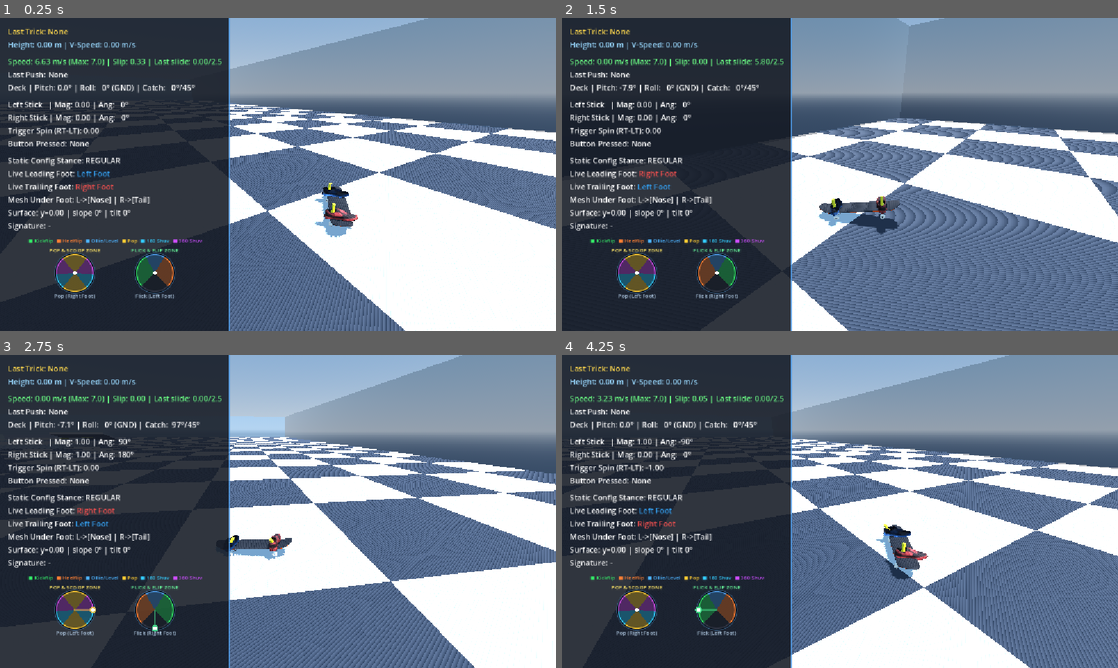
Above: before the commit, frames 1-4 (two rows, left to right).
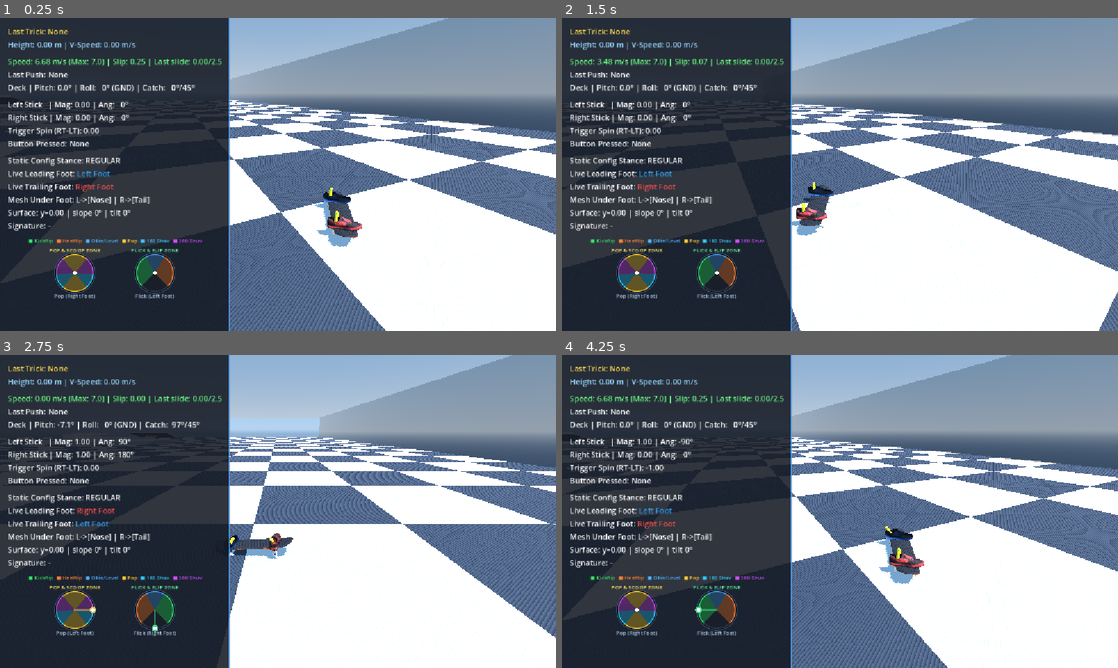
Above: after the commit, the same moments.

Repository: nklunder/skate-sim
Game: Godot game, scene res://tests/carve_and_push.tscn
Same seed, same stepped clock (60 frames per second), same inputs: the game is played once before the commit and once after it. This scene is started directly instead of the project's main scene.
Inputs (mouse positions are in pixels of both pictures, inside the frame that each line leads up to):
- Up to frame 1 (0.25 s): no input
- Up to frame 2 (1.5 s): tap Enter at 0.5 s; move the mouse to (962, 158) at 0.52 s; hold Right (ui_right) 0.53-1.25 s; hold L 0.53-1.25 s; click (962, 158) at 0.67 s; tap Space at 0.77 s; drag from (728, 190) to (812, 237) at 1.27 s
- Up to frame 3 (2.75 s): move the mouse to (333, 442) at 2.02 s; hold Right (ui_right) from 2.03 s (still down); hold K from 2.03 s (still down)
- Up to frame 4 (4.25 s): release Right (ui_right) at 2.75 s; release K at 2.75 s; drag from (812, 574) to (673, 464) at 2.77 s; move the mouse to (1006, 558) at 3.52 s; hold Left (ui_left) from 3.53 s (still down); hold Q from 3.53 s (still down); tap Space at 3.77 s

The runs differ from the first frame. In frame 1, 13% of the frame differs, in the area x 1-100%, y 0-100%; in frame 2, 37%, in the area x 6-100%, y 0-100%; in frame 3, 26%; in frame 4, 29%.

Commit message:
make lean set a turn radius rather than a turn rate
Carving turned at a flat 172 deg/s whether the skater was doing 7 m/s or 1.
That is roughly calibrated for riding speed and ~4x too fast when slow: measured
as a path radius it was a 0.50 m circle at 2 m/s, which is the board pivoting on
the spot rather than arcing, and the whole of the "carving does not flow"
complaint.

Lean physically sets a turn RADIUS - bushings deflect by an amount set by how
hard the rider leans, that deflection is a steering angle, and the angle with the
wheelbase gives a radius. So SkateBoardConfig.turn_speed becomes carve_radius_m
and omega = v / R falls out with no special cases. Lean scales curvature rather
than radius, because curvature is what is linear in the steer angle: half lean is
a 6 m arc, not a 1.5 m one.

The kickturn cannot share that term. It is not the wheels steering the board -
the rider is up on the back truck pivoting it round by muscle, which works just
as well stopped - so under v / R it would rotate at ~6 deg/s at 0.3 m/s, i.e. not
at all. It keeps its own flat kickturn_rate, set to exactly the rate the shared
turn_speed produced so that branch and its trailing-axle anchoring are unchanged.

carve_and_push re-baselines, as planned. Swept degrees are now a bad invariant -
they change with speed by design - so four cases sample R = v/omega instead, at
three speeds plus a half lean. Measured 3.00 m at 7, 4 and 2 m/s, and 6.00 m at
half lean. Falsified: all four fail against the old flat rate, and the half-lean
case alone fails a model where lean multiplies the radius, since at full lean
every formulation coincides. Two thresholds moved with their reasoning recorded;
the manual bound still catches the pop-damping cliff by a wide margin.

curb_flip_repro, foot_rig and pop_gesture are byte-identical. ground_physics
moved one line, the right way: less turning means less lateral scrub, so the
carve now costs less speed (5.56 -> 5.78 m/s).

Co-Authored-By: Claude Opus 5 <noreply@anthropic.com>

Diff:
--- a/resources/DefaultConfig.tres
+++ b/resources/DefaultConfig.tres
@@ -7,7 +7,7 @@
 ollie_pop_force = 6.0
 nollie_pop_force = 6.0
 scoop_force = 4.0
-turn_speed = 3.0
+carve_radius_m = 3.0
 lean_sensitivity = 2.0
 powerslide_threshold = 0.7
 max_pitch_angle = 35.0
--- a/scripts/player/SkaterController.gd
+++ b/scripts/player/SkaterController.gd
@@ -42,6 +42,16 @@
 @export var kickturn_max_speed: float = 0.5
 ## Automatic board pitch angle (in degrees) when initiating a slow-speed kickturn to lift the front wheels.
 @export var kickturn_pitch_deg: float = 10.0
+## Kickturn rotation rate at full lean, in rad/s. A RATE rather than a radius, unlike carving.
+##
+## Carving is a rolling steer, so it obeys omega = v / R and dies away as speed does - which is
+## correct, and is exactly why the kickturn cannot share that term. A kickturn is not the wheels
+## steering the board: the rider is up on the back truck pivoting it round by muscle, and that works
+## just as well stopped. Under v / R a kickturn at 0.3 m/s would rotate at ~6 deg/s, i.e. not at all.
+##
+## 3.0 rad/s is the rate the old shared `turn_speed` produced, kept exactly so the kickturn branch -
+## and the trailing-axle anchoring that only it exercises - is unchanged by the carve work.
+@export var kickturn_rate: float = 3.0
 var manual_timer: float = 0.0
 var is_grounded: bool = true
 var _is_carve_latched: bool = false
@@ -916,11 +926,6 @@
 
 ## Step 4. Steering and stationary rotation via trigger lean (RT - LT), on pavement only.
 func _apply_steering(delta: float) -> void:
-	# Steering rate is lean input times the board's turn speed times however much of the rider's
-	# weight is actually available to lean with - see _lean_authority(), which is where pop loading,
-	# pushing, and later grinds and manuals all register their cost. Damps STEERING only, never the
-	# push impulse: gating a gameplay term on a body state is fine, gating it on an ANIMATION is not.
-	var turn_rate: float = rider.lean * (rider.board_config.turn_speed if is_instance_valid(rider.board_config) else 3.0) * _lean_authority()
 	if not is_grounded or abs(rider.lean) <= 0.05:
 		_is_carve_latched = false
 		return
@@ -932,7 +937,16 @@
 	elif speed < 0.05:
 		_is_carve_latched = false
 
+	# How hard the rider is leaning, times however much of their weight is actually available to lean
+	# WITH - see _lean_authority(), which is where pop loading, pushing, manuals and later grinds all
+	# register their cost. Damps STEERING only, never the push impulse: gating a gameplay term on a
+	# body state is fine, gating it on an ANIMATION is not.
+	var effective_lean: float = rider.lean * _lean_authority()
+	var turn_rate: float
+
 	if not _is_carve_latched:
+		# Muscle, not wheels - see kickturn_rate. Stays a flat rate where carving cannot.
+		turn_rate = effective_lean * kickturn_rate
 		# Stationary Kickturn: anchor the rotation on the axle that is ON THE GROUND, so the back
 		# tyres stay locked to the pavement while the nose swings round.
 		#
@@ -947,6 +961,20 @@
 		var axle_world_after: Vector3 = to_global(axle_local_pos)
 		global_position += (axle_world_before - axle_world_after)
 	else:
+		# Carving: lean sets a turn RADIUS, and omega = v / R follows. Lean scales CURVATURE rather
+		# than radius, because lean maps to a truck STEER ANGLE and curvature is what is linear in
+		# that angle - so half lean is a 6 m arc, not a 1.5 m one.
+		#
+		# The speed term is the whole point. A flat rate held the same 172 deg/s at 2 m/s as at 7,
+		# which is ~4x too fast down there: the board spun on the spot instead of arcing, and that
+		# is what read as darty rather than weighted. Now the same lean draws the same arc at any
+		# speed, and the rate rises with speed on its own with no special cases.
+		#
+		# Planar SPEED, unsigned. Rolling fakie therefore still steers the way it does today; a real
+		# board reverses its steering when rolled backwards, but that is a separate change with its
+		# own sign consequences (_travel_axis_sign, the landing residual) and is not part of 07a.
+		var radius: float = rider.board_config.carve_radius_m if is_instance_valid(rider.board_config) else 3.0
+		turn_rate = speed * effective_lean / maxf(radius, 0.01)
 		rotate_y(-turn_rate * delta)
 
 ## Step 5. The pop: vertical impulse, kicktail pitch, and the deck rotation targets for the trick.
--- a/scripts/resources/SkateBoardConfig.gd
+++ b/scripts/resources/SkateBoardConfig.gd
@@ -1,7 +1,7 @@
 class_name SkateBoardConfig
 extends Resource
 
-## ⚠️ Only `turn_speed` is currently read by the game (SkaterController step 4). Every other field
+## ⚠️ Only `carve_radius_m` is currently read by the game (SkaterController step 4). Every other field
 ## below is a roadmap placeholder that nothing consumes yet - tuning them in the inspector is
 ## silently a no-op. Wire a field up before relying on it, and drop this note once they are live.
 
@@ -11,7 +11,17 @@
 @export var scoop_force: float = 4.0 # unused
 
 @export_category("Steering Sensitivity")
-@export var turn_speed: float = 3.0 # LIVE - steering rate
+## LIVE - the turn RADIUS in metres at full lean, which is what a truck actually sets.
+##
+## Bushings deflect by an amount set by how hard the rider leans; that deflection is a steering
+## angle, and the steering angle with the wheelbase gives a radius. The angular rate then falls out
+## as omega = v / R, so the same lean carves the same arc at any speed. This replaced a flat
+## `turn_speed` in rad/s, which turned at ~172 deg/s whether the skater was doing 7 m/s or 1 - about
+## right when fast and 4x too quick at walking pace, which is what made slow riding read as darty.
+##
+## Real boards vary enormously with truck tightness, so this is the natural knob for the hardware
+## customisation work. Smaller is tighter. Lean scales CURVATURE, not radius: half lean is a 6 m arc.
+@export var carve_radius_m: float = 3.0
 @export var lean_sensitivity: float = 2.0 # unused
 @export var powerslide_threshold: float = 0.7 # unused
 
--- a/tests/carve_and_push.gd
+++ b/tests/carve_and_push.gd
@@ -57,14 +57,47 @@
 var _settled_off_axis: float = 0.0
 const SETTLE_FRAMES: int = 60
 
+## Path radius, sampled per frame as v / omega. THIS is the invariant carving now has to hold: lean
+## sets a turn RADIUS, and the angular rate is whatever v / R makes it. Swept degrees were only ever
+## a proxy for "the board turns", and they are a bad one under this model - they change with speed by
+## design, so a bound on them measures the test's starting speed as much as the physics.
+##
+## Sampled only above _RADIUS_MIN_SPEED. Below that the kickturn owns steering, which is a flat rate
+## and deliberately has no constant radius; including it would average two different mechanisms.
+var _radius_sum: float = 0.0
+var _radius_samples: int = 0
+var _rate_sum: float = 0.0
+const _RADIUS_MIN_SPEED: float = 1.0
+
 # speed: initial roll along the board's own -Z.
 # lean: trigger deflection held for the whole run.
 # push_every: kick every N frames.
 # turned_min / turned_max: bounds on total heading change, in degrees. The pair is the point of the
 #   push cases - a push must not stop the carve dead, but must visibly cost turning authority.
 const CASES := [
+	# THE CARVE MODEL. Lean sets a turn radius and omega = v / R follows, so the SAME lean draws the
+	# same arc at every speed while the angular rate scales with it. Three speeds because one point
+	# cannot tell a correct radius from a flat rate that happens to agree there - which is exactly how
+	# the old model passed: it was calibrated at riding speed and ~4x too fast at walking pace.
+	#
+	# Rates are the run MEAN, and speed decays under rolling friction over the 60 frames, so each sits
+	# a little under the v/R figure for its starting speed (7 m/s -> 134 deg/s, 4 -> 76, 2 -> 38).
+	{"label": "carve radius @7", "speed": 7.0, "lean": 1.0, "run": 60,
+		"radius_m": 3.0, "rate_deg_s": 128.0, "max_off_axis": 5.0},
+	{"label": "carve radius @4", "speed": 4.0, "lean": 1.0, "run": 60,
+		"radius_m": 3.0, "rate_deg_s": 72.0, "max_off_axis": 5.0},
+	{"label": "carve radius @2", "speed": 2.0, "lean": 1.0, "run": 60,
+		"radius_m": 3.0, "rate_deg_s": 34.0, "max_off_axis": 5.0},
+	# Half lean must DOUBLE the radius, not halve it. Lean maps to a truck steer angle, and curvature
+	# is what is linear in that angle - so this is the case that would catch lean being applied to R.
+	{"label": "carve radius @4, half lean", "speed": 4.0, "lean": 0.5, "run": 60,
+		"radius_m": 6.0, "radius_tol": 0.5, "max_off_axis": 5.0},
+	# RE-BASELINED by 07a, from turned_min 300. A full-lean carve at 7 m/s is now a 3 m circle, which
+	# is 360 deg in ~2.7 s rather than the ~2.1 s the flat 172 deg/s gave - so 120 frames no longer
+	# completes a lap, and asserting that it does would be asserting the OLD model. The bound stays a
+	# coarse "the carve is not being killed" guard; the radius cases above are what pin the physics.
 	{"label": "carve @7, no push", "speed": 7.0, "lean": 1.0, "run": 120,
-		"turned_min": 300.0, "max_off_axis": 5.0},
+		"turned_min": 190.0, "max_off_axis": 5.0},
 	{"label": "carve @7 + push every 12f", "speed": 7.0, "lean": 1.0, "run": 120, "push_every": 12,
 		"turned_max": 200.0, "max_off_axis": 5.0},
 	{"label": "carve @1.5 + push every 12f", "speed": 1.5, "lean": 1.0, "run": 120, "push_every": 12,
@@ -108,10 +141,15 @@
 	# fifth of it above, a cliff in the middle of a trick the rider is actively balancing. Both
 	# depths are tested because only the deep one was ever broken, and a single shallow case would
 	# have reported the mechanism healthy.
+	#
+	# RE-BASELINED by 07a, from min_turned 100. At 4 m/s a full-lean carve is 76 deg/s, and
+	# manual_turn_damping keeps 80% of it - so ~61 deg/s, or ~55 deg over the 60-frame run once
+	# friction is counted, where the flat model gave ~135. The bound still catches the bug it exists
+	# for by a wide margin: charging the manual the POP's 0.2 damping instead would turn ~14 deg.
 	{"label": "steer in a shallow manual", "speed": 4.0, "lean": 1.0, "run": 60,
-		"manual_hold": 0.50, "min_turned": 100.0},
+		"manual_hold": 0.50, "min_turned": 45.0},
 	{"label": "steer in a DEEP manual", "speed": 4.0, "lean": 1.0, "run": 60,
-		"manual_hold": 0.85, "min_turned": 100.0},
+		"manual_hold": 0.85, "min_turned": 45.0},
 ]
 
 func _ready() -> void:
@@ -149,6 +187,9 @@
 	_trail_axle_drift = 0.0
 	_landed = not CASES[_case].has("land_yaw")
 	_air_frames = 0
+	_radius_sum = 0.0
+	_radius_samples = 0
+	_rate_sum = 0.0
 
 func _physics_process(delta: float) -> void:
 	if _reported or _skater == null:
@@ -196,8 +237,17 @@
 		_skater.rider.push_right_triggered = true
 
 	var heading: float = _skater.rotation_degrees.y
-	_turned += rad_to_deg(angle_difference(deg_to_rad(_prev_heading), deg_to_rad(heading)))
+	var swept: float = rad_to_deg(angle_difference(deg_to_rad(_prev_heading), deg_to_rad(heading)))
+	_turned += swept
 	_prev_heading = heading
+
+	# R = v / omega, per frame. Constant radius across a decaying speed is the whole claim.
+	var planar_speed: float = Vector3(_skater.velocity.x, 0.0, _skater.velocity.z).length()
+	var rate: float = absf(swept) / delta
+	if planar_speed >= _RADIUS_MIN_SPEED and rate > 0.01 and _skater.is_grounded:
+		_radius_sum += planar_speed / deg_to_rad(rate)
+		_rate_sum += rate
+		_radius_samples += 1
 	if _skater._landing_residual > 0.0:
 		_realigning_frames += 1
 	_max_off_axis = maxf(_max_off_axis, _travel_vs_board())
@@ -249,8 +299,25 @@
 		elif turned < float(c["min_turned"]):
 			problems.append("turned only %.1f deg in a manual, expected at least %.1f - steering authority is being cut" % [
 				turned, float(c["min_turned"])])
+	var mean_radius: float = (_radius_sum / _radius_samples) if _radius_samples > 0 else 0.0
+	var mean_rate: float = (_rate_sum / _radius_samples) if _radius_samples > 0 else 0.0
 	var detail: String = "turned %5.1f deg | offAxis %4.1f (settled %4.1f) | peak %4.2f m/s | posJump %.4f m | paced %d/%d" % [
 		turned, _max_off_axis, _settled_off_axis, _max_speed, _max_pos_jump, _realigning_frames, _frame]
+
+	# The carve model itself: lean sets the radius, speed sets the rate.
+	if c.has("radius_m"):
+		detail += " | R %.2f m @ %5.1f deg/s" % [mean_radius, mean_rate]
+		if _radius_samples < int(c["run"]) / 2:
+			problems.append("only %d radius samples in %d frames - the carve never sustained" % [
+				_radius_samples, _frame])
+		elif absf(mean_radius - float(c["radius_m"])) > float(c.get("radius_tol", 0.25)):
+			problems.append("carved a %.2f m radius, expected %.2f +/- %.2f - lean is not setting a RADIUS" % [
+				mean_radius, float(c["radius_m"]), float(c.get("radius_tol", 0.25))])
+	# The rate must SCALE with speed, which is what the old flat-rate model got wrong. Asserted per
+	# case so the three probe speeds together pin the slope, not just one point on it.
+	if c.has("rate_deg_s") and absf(mean_rate - float(c["rate_deg_s"])) > float(c.get("rate_tol", 12.0)):
+		problems.append("turned at %.1f deg/s, expected ~%.1f - the rate is not tracking speed" % [
+			mean_rate, float(c["rate_deg_s"])])
 
 	if c.has("max_off_axis") and _max_off_axis > float(c["max_off_axis"]):
 		problems.append("slid %.1f deg off the rolling axis (limit %.1f) - drifting, not carving" % [
Not shown, changed: AGENTS.md
Not shown, changed: docs/features/07_FEEL_TUNING.md
Not shown, changed: docs/features/07a_CARVE_CURVATURE.md
